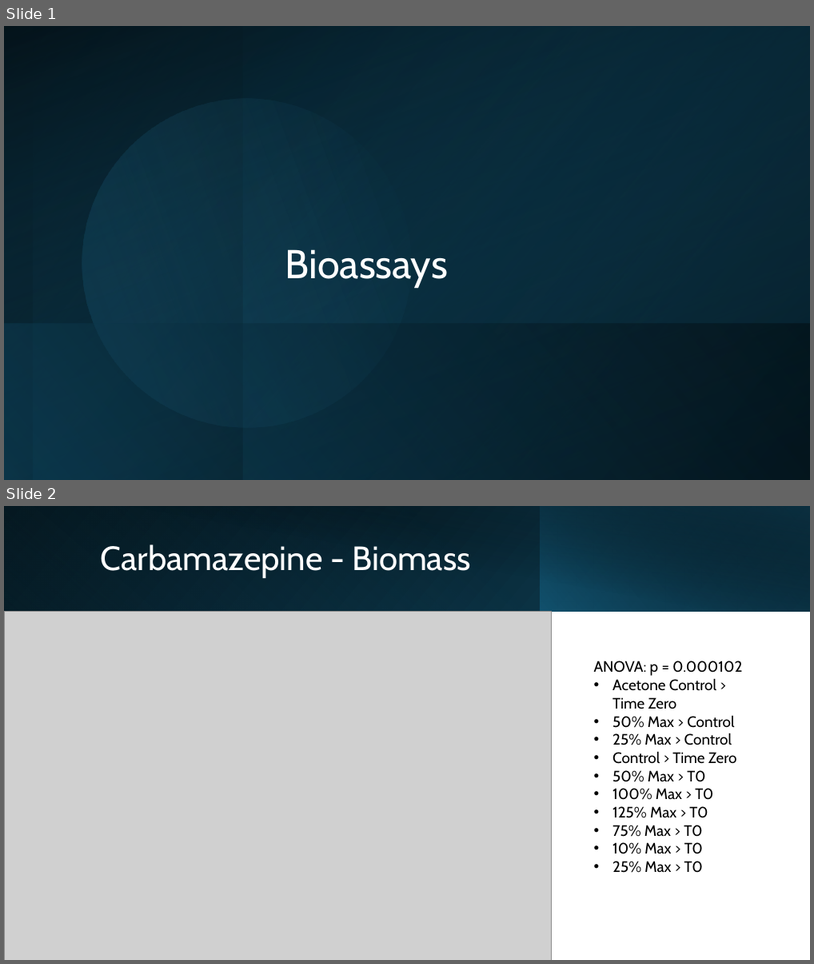
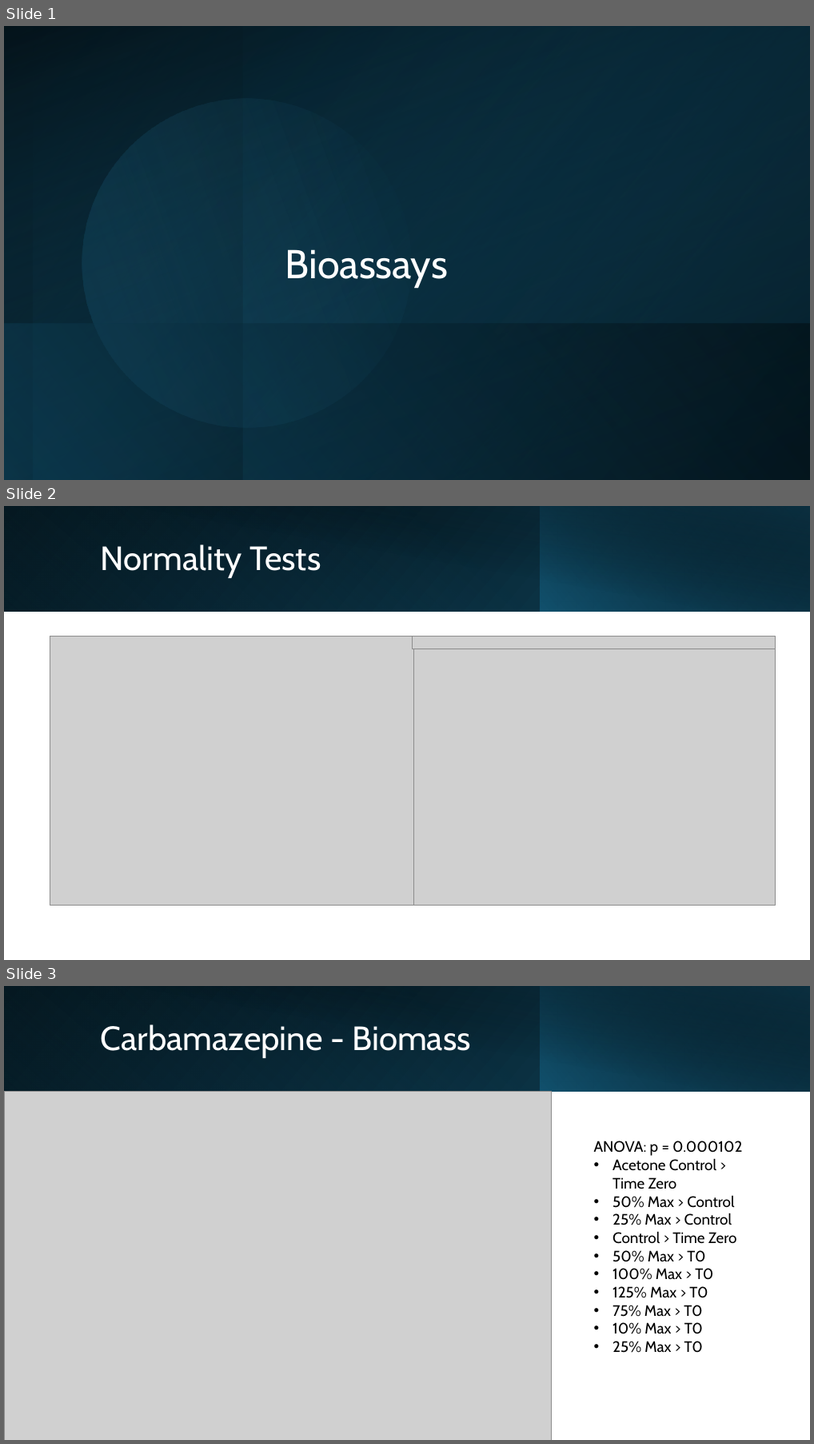
Before and after one commit to catds99/2024-25_Lake_Murray_Bioassays, a slide deck: 2024_09_09_Lake Murray Bioassays - Figures and Stats Summaries.pptx. Shown one above the other, each under a label of ours: slides 1 and 2 before the commit, slides 1, 2 and 3 after it. The pictures are 814x964 and 814x1444 pixels, drawn with LibreOffice and Linux fonts; fonts in the diff are those of the drawing; grey boxes stand for pictures. Boxes give left, top, right and bottom in pixels: in the first picture for what was removed or moved away, otherwise in the second. Text is boxed around its words. In the diff, an @@ line names an element or a change of style, - is before the commit and + after.

Commit message:
add normality check

```diff
--- a/2024_09_09_Lake Murray Bioassays - Figures and Stats Summaries.pptx
+++ b/2024_09_09_Lake Murray Bioassays - Figures and Stats Summaries.pptx
@@ slide 2 added at [4,506,810,960], background #FFFFFF @@
@@ rectangle added at [4,506,810,612], fill gradient #000000 to #104862 @@
@@ rectangle added at [4,506,541,612], fill gradient #156082 to #0B3041 @@
@@ rectangle added at [34,506,810,612], fill gradient #000000 to #0B3041 @@
@@ rectangle added at [541,506,810,612], fill gradient #156082 to #000000 @@
@@ title added at [101,544,321,578], 40 pt, text #FFFFFF @@
+Normality Tests
@@ picture added at [50,636,414,904] @@
@@ picture added at [412,636,776,648] @@
@@ picture added at [414,648,776,905] @@
@@ what was slide 2 is now slide 3 @@
```
Also in this commit, not shown: 2 other files.
